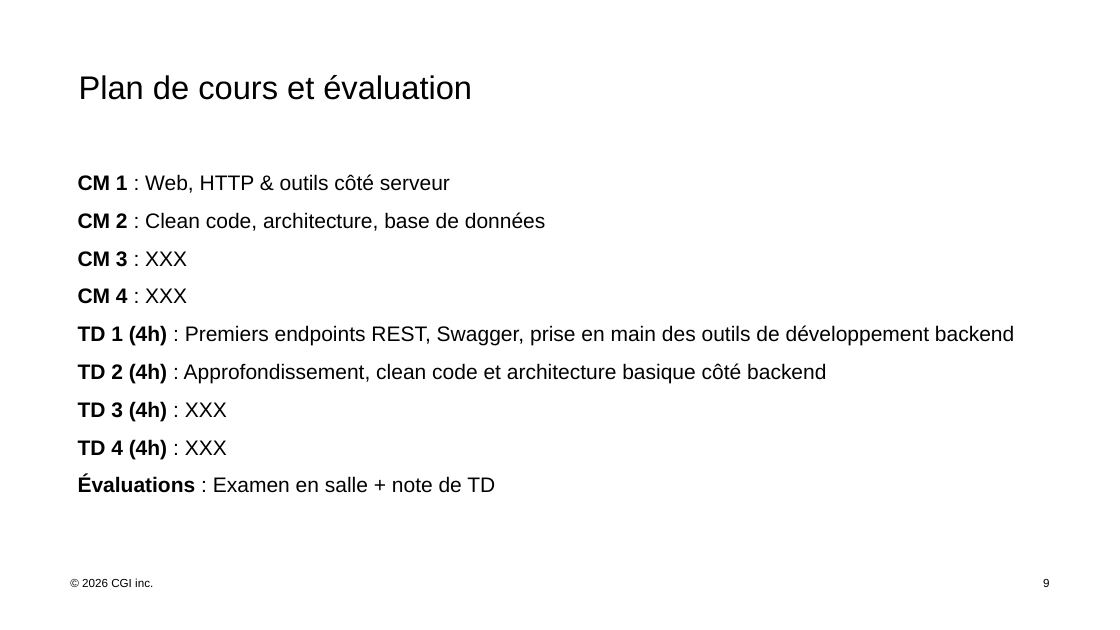
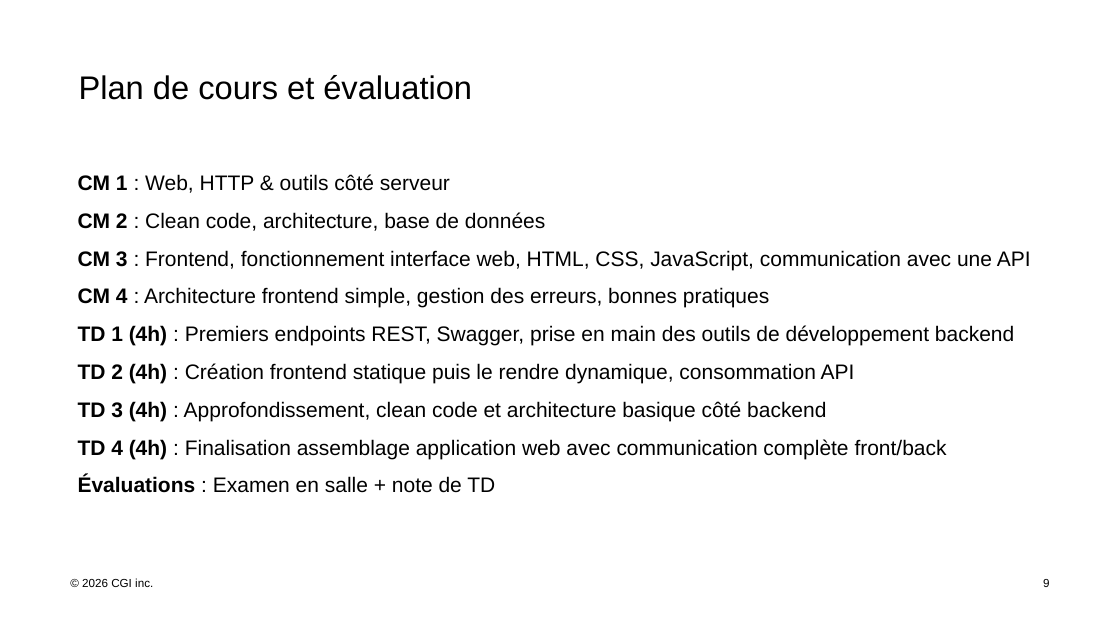
Before and after one commit to nico-pro-work/Polytech-Nancy-TD-backend-students, a slide deck: slide 9 of cours/FY26 CM1 Initiation au développement WEB 1.1.1.pptx. Drawn at 1120x630 pixels with LibreOffice and Linux fonts; fonts in the diff are those of the drawing. Boxes give left, top, right and bottom in pixels: in the first picture for what was removed or moved away, otherwise in the second. Text is boxed around its words. In the diff, an @@ line names an element or a change of style, - is before the commit and + after.

Commit message:
Update slides

```diff
--- a/cours/FY26 CM1 Initiation au développement WEB 1.1.1.pptx
+++ b/cours/FY26 CM1 Initiation au développement WEB 1.1.1.pptx
@@ text at [78,250,1031,308]: text changed @@
-CM 3 : XXX
-CM 4 : XXX
+CM 3 : Frontend, fonctionnement interface web, HTML, CSS, JavaScript, communication avec une API
+CM 4 : Architecture frontend simple, gestion des erreurs, bonnes pratiques
@@ text at [78,363,947,459]: text changed @@
-TD 2 (4h) : Approfondissement, clean code et architecture basique côté backend
-TD 3 (4h) : XXX
-TD 4 (4h) : XXX
+TD 2 (4h) : Création frontend statique puis le rendre dynamique, consommation API
+TD 3 (4h) : Approfondissement, clean code et architecture basique côté backend
+TD 4 (4h) : Finalisation assemblage application web avec communication complète front/back
```
